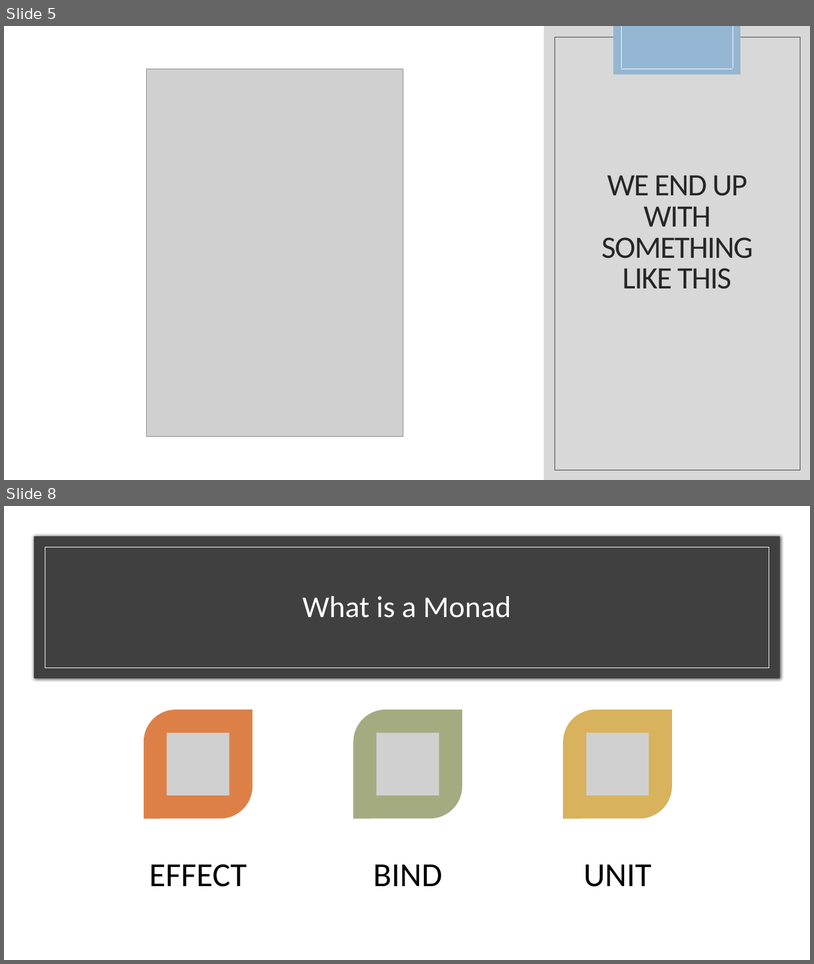
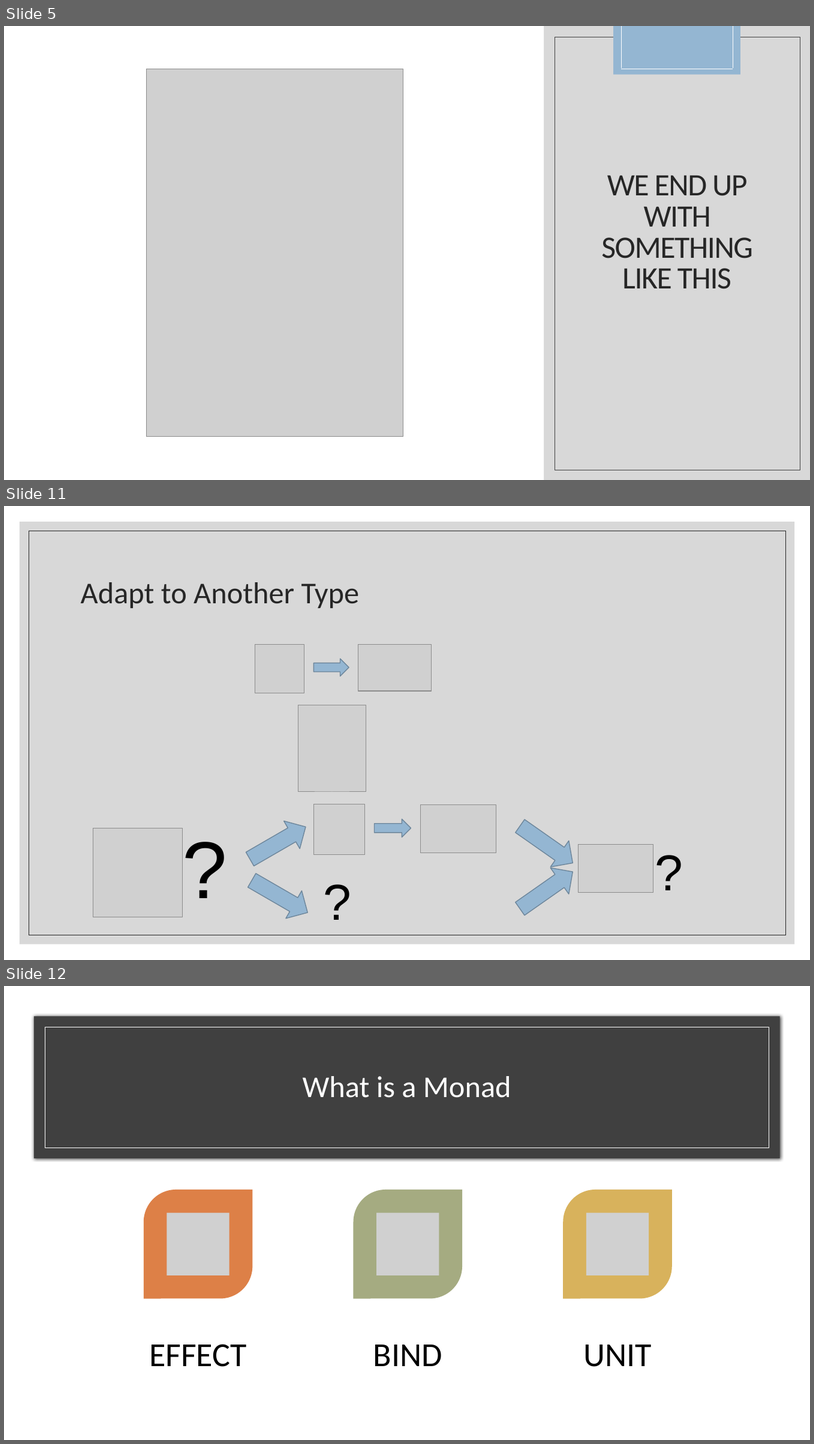
Before and after one commit to kemiller2002/monad-talk, a slide deck: presentation/monads.pptx. Shown one above the other, each under a label of ours: slides 5 and 8 before the commit, slides 5, 11 and 12 after it; the slides between them are not shown. The pictures are 814x964 and 814x1444 pixels, drawn with LibreOffice and Linux fonts; fonts in the diff are those of the drawing; grey boxes stand for pictures. Boxes give left, top, right and bottom in pixels: in the first picture for what was removed or moved away, otherwise in the second. Text is boxed around its words. In the diff, an @@ line names an element or a change of style, - is before the commit and + after.

```diff
--- a/presentation/monads.pptx
+++ b/presentation/monads.pptx
@@ slide 11 added at [4,506,810,960], background #FFFFFF @@
@@ rectangle added at [20,522,795,944], fill #BFBFBF at 60% opacity @@
@@ rectangle added at [29,531,786,935], outline #262626 0.5 pt @@
@@ title added at [81,582,360,608], 36 pt, text #262626 @@
+Adapt to Another Type
@@ picture added at [255,644,305,693] @@
@@ picture added at [359,645,431,691] @@
@@ right arrow added at [314,658,349,676], fill #94B6D2, outline #6D879B 1 pt @@
@@ picture added at [298,705,366,792] @@
@@ picture added at [314,804,365,854] @@
@@ picture added at [421,804,497,852] @@
@@ picture added at [93,828,183,918] @@
@@ text added at [177,814,218,919], 96 pt, text #000000 @@
+?
@@ right arrow added at [242,813,314,873], fill #94B6D2, outline #6D879B 1 pt @@
@@ right arrow added at [375,819,412,837], fill #94B6D2, outline #6D879B 1 pt @@
@@ right arrow added at [511,813,582,876], fill #94B6D2, outline #6D879B 1 pt @@
@@ picture added at [578,844,654,892] @@
@@ text added at [650,837,672,904], 60 pt, text #000000 @@
+?
@@ right arrow added at [511,858,582,922], fill #94B6D2, outline #6D879B 1 pt @@
@@ right arrow added at [244,867,316,927], fill #94B6D2, outline #6D879B 1 pt @@
@@ text added at [318,867,341,934], 60 pt, text #000000 @@
+?
@@ what was slide 8 is now slide 12 @@
```
Also in this commit, not shown: 1 slide changed, 8 other slides added, 2 slides removed, 3 other files.
